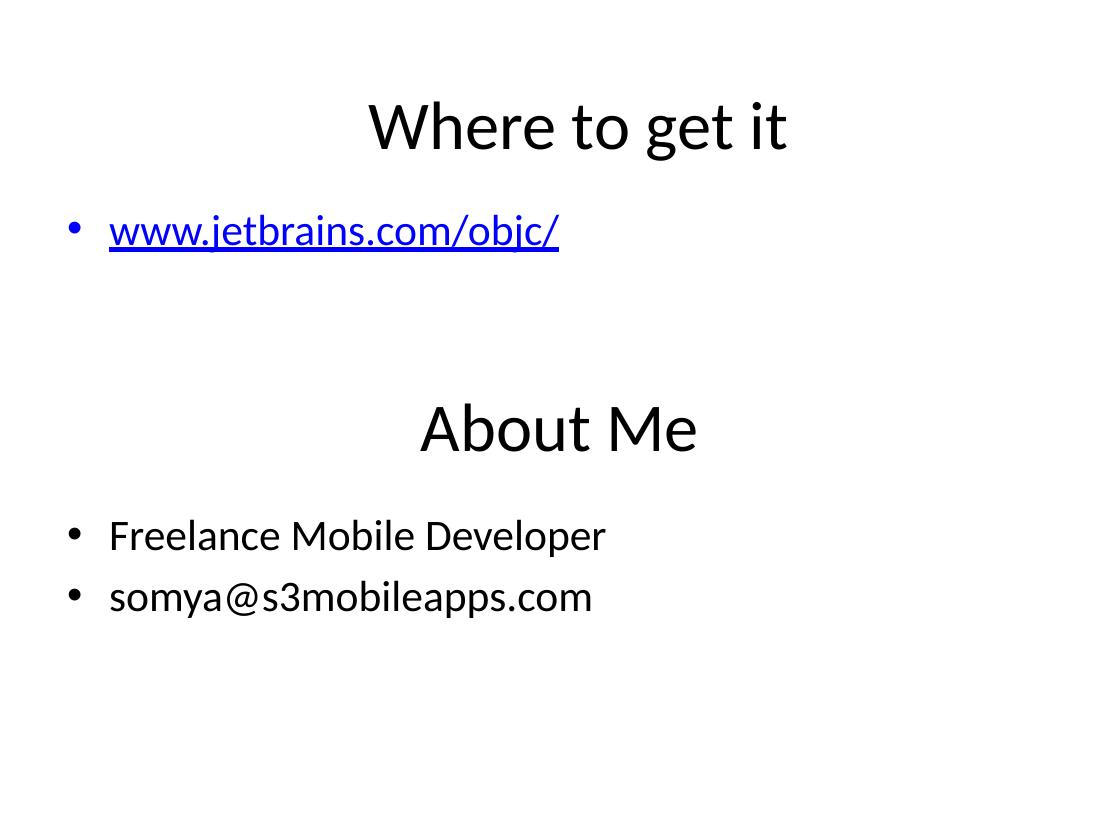
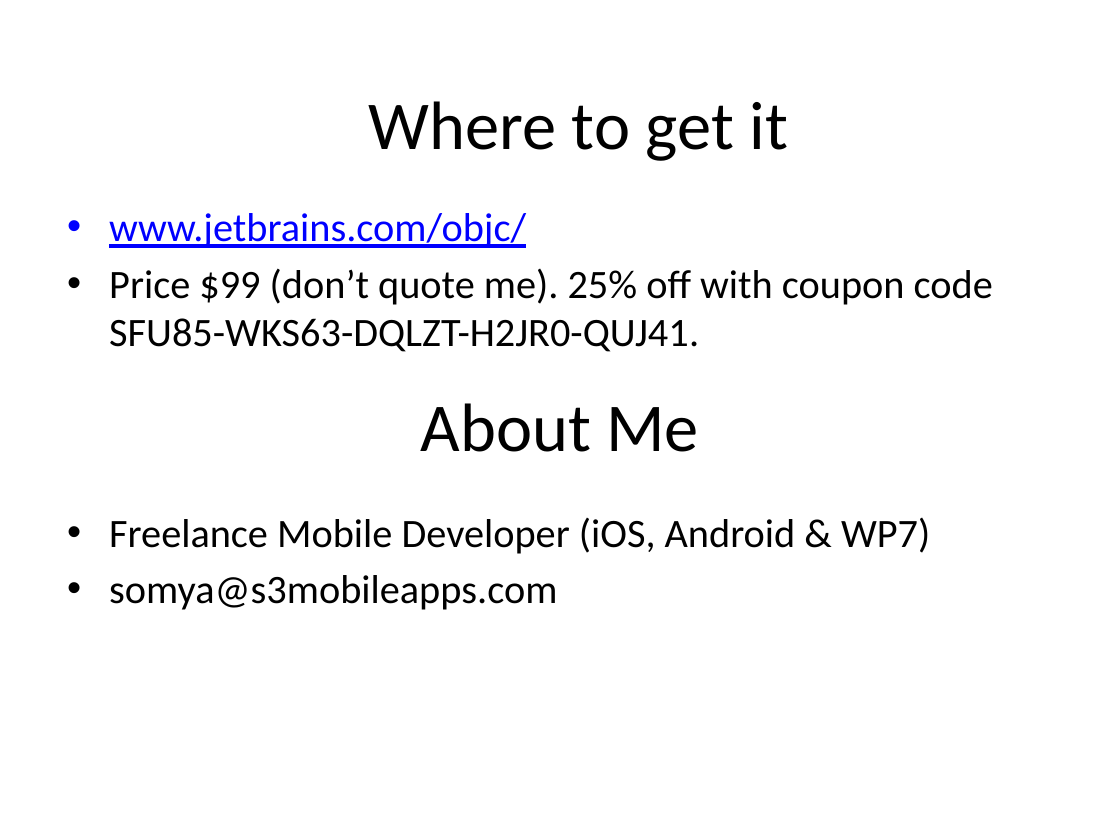
Before and after one commit to houseoflegend/iOSTipsAndTricks2012-03-20, a slide deck: slide 6 of Somya_Jain_AppCode.pptx. Drawn at 1120x840 pixels with LibreOffice and Linux fonts; fonts in the diff are those of the drawing. Boxes give left, top, right and bottom in pixels: in the first picture for what was removed or moved away, otherwise in the second. Text is boxed around its words. In the diff, an @@ line names an element or a change of style, - is before the commit and + after.

Commit message:
Updated Somya's presentation to include AppCode 25% code.

```diff
--- a/Somya_Jain_AppCode.pptx
+++ b/Somya_Jain_AppCode.pptx
@@ text at bbox=[109, 213, 526, 248]: size 28 to 25.9 pt in "www.jetbrains.com/objc/" @@
@@ text at bbox=[109, 268, 993, 352]: paragraph added @@
+• Price $99 (don’t quote me). 25% off with coupon code SFU85-WKS63-DQLZT-H2JR0-QUJ41.
@@ text at bbox=[109, 517, 930, 554]: text changed; size 28 to 25.9 pt @@
-• Freelance Mobile Developer
+• Freelance Mobile Developer (iOS, Android & WP7)
@@ text at bbox=[109, 575, 557, 610]: size 28 to 25.9 pt in "somya@s3mobileapps.com" @@
```
Also in this commit, not shown: 3 other slides changed.
